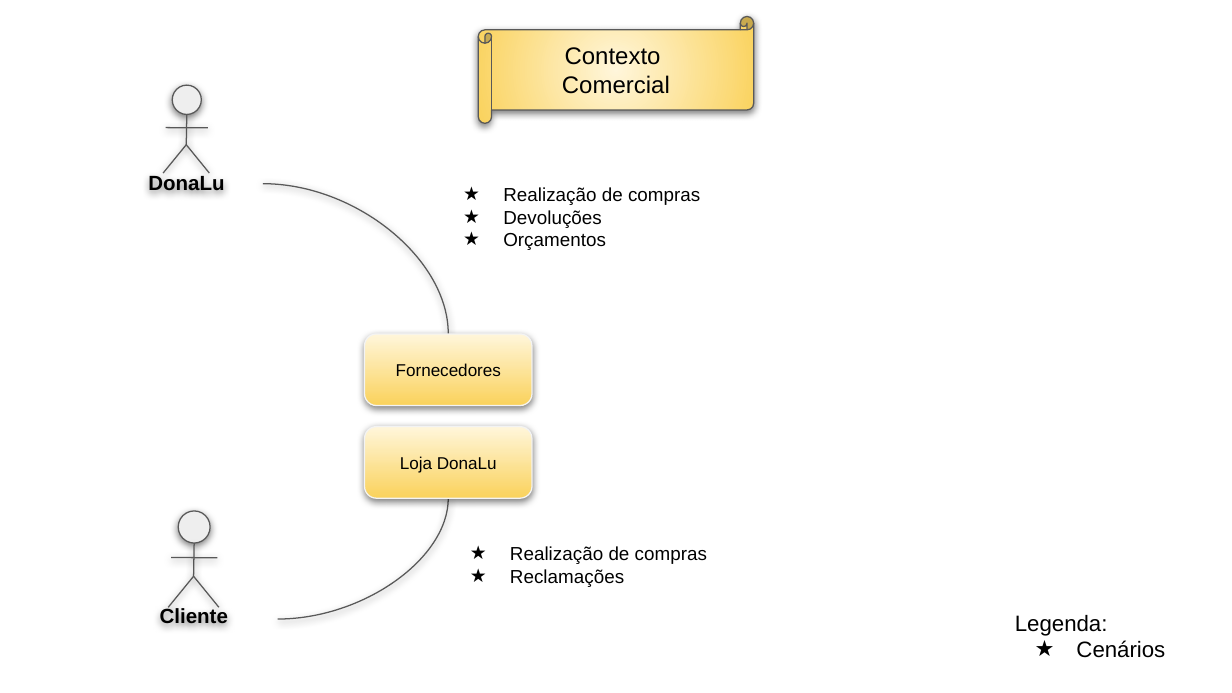
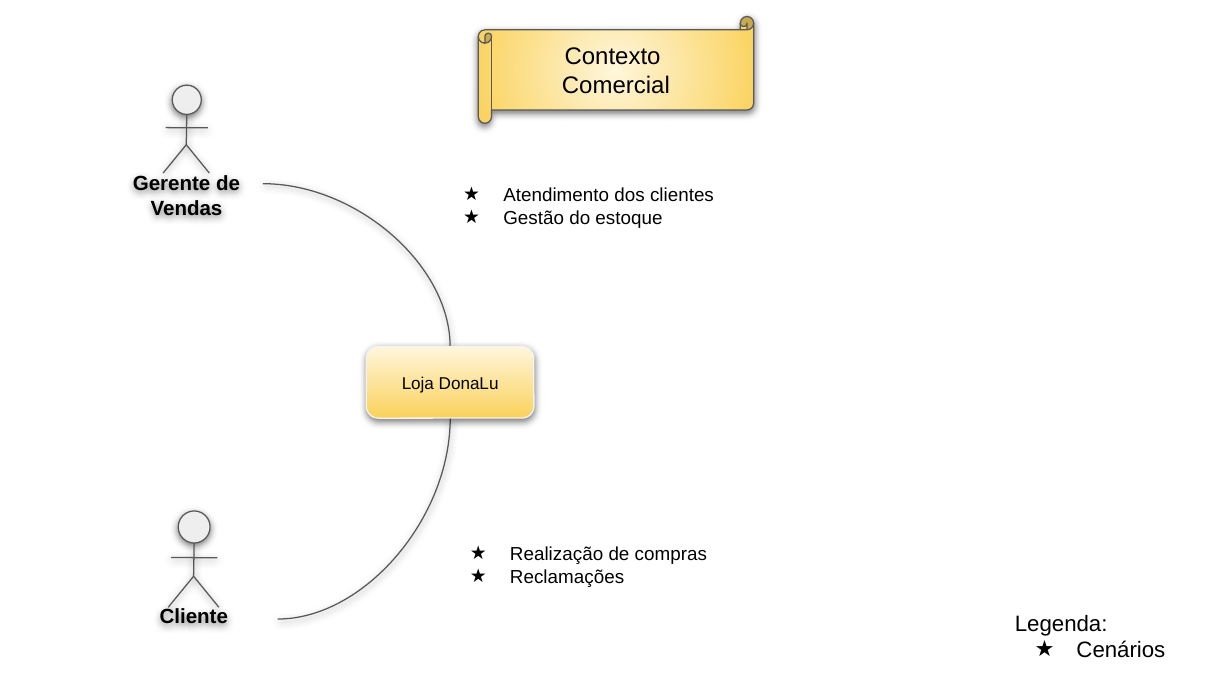
Before and after one commit to Andre-Narciso/ES-AC01, a slide deck: slide 1 of 15. Arquitetura de Negócio para cada Cenário.pptx. Drawn at 1232x693 pixels with LibreOffice and Linux fonts; fonts in the diff are those of the drawing. Boxes give left, top, right and bottom in pixels: in the first picture for what was removed or moved away, otherwise in the second. Text is boxed around its words. In the diff, an @@ line names an element or a change of style, - is before the commit and + after.

```diff
--- a/15. Arquitetura de Negócio para cada Cenário.pptx
+++ b/15. Arquitetura de Negócio para cada Cenário.pptx
@@ text at (133, 174, 240, 220): text changed @@
-DonaLu
+Gerente de Vendas
@@ curved line moved from (262, 184) - (448, 334) to (262, 184) - (450, 346) @@
@@ text removed at (503, 187, 700, 250) @@
-★ Realização de compras
-★ Devoluções
-★ Orçamentos
@@ text added at (503, 187, 714, 228), 11 pt, text #000000 @@
+★ Atendimento dos clientes
+★ Gestão do estoque
@@ rounded rectangle removed at (365, 334, 532, 405) @@
-Fornecedores
@@ rounded rectangle "Loja DonaLu": place and size @@
-rounded rectangle "Loja DonaLu" at (365, 426, 532, 498)
+rounded rectangle "Loja DonaLu" at (366, 346, 533, 418)
@@ curved line moved from (277, 618) - (448, 498) to (277, 618) - (450, 418) @@
```
Also in this commit, not shown: 2 other slides changed, 1 slide added, 1 slide removed.
